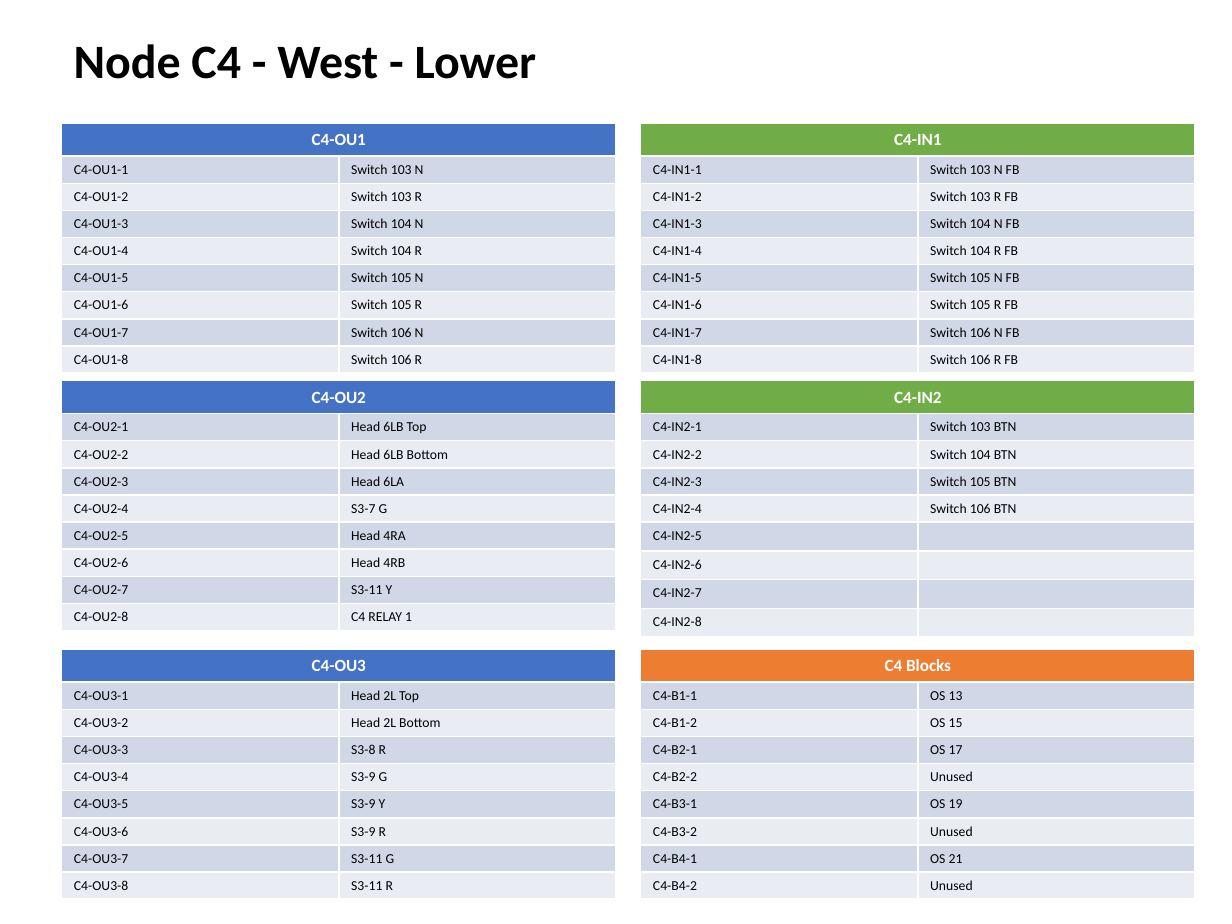
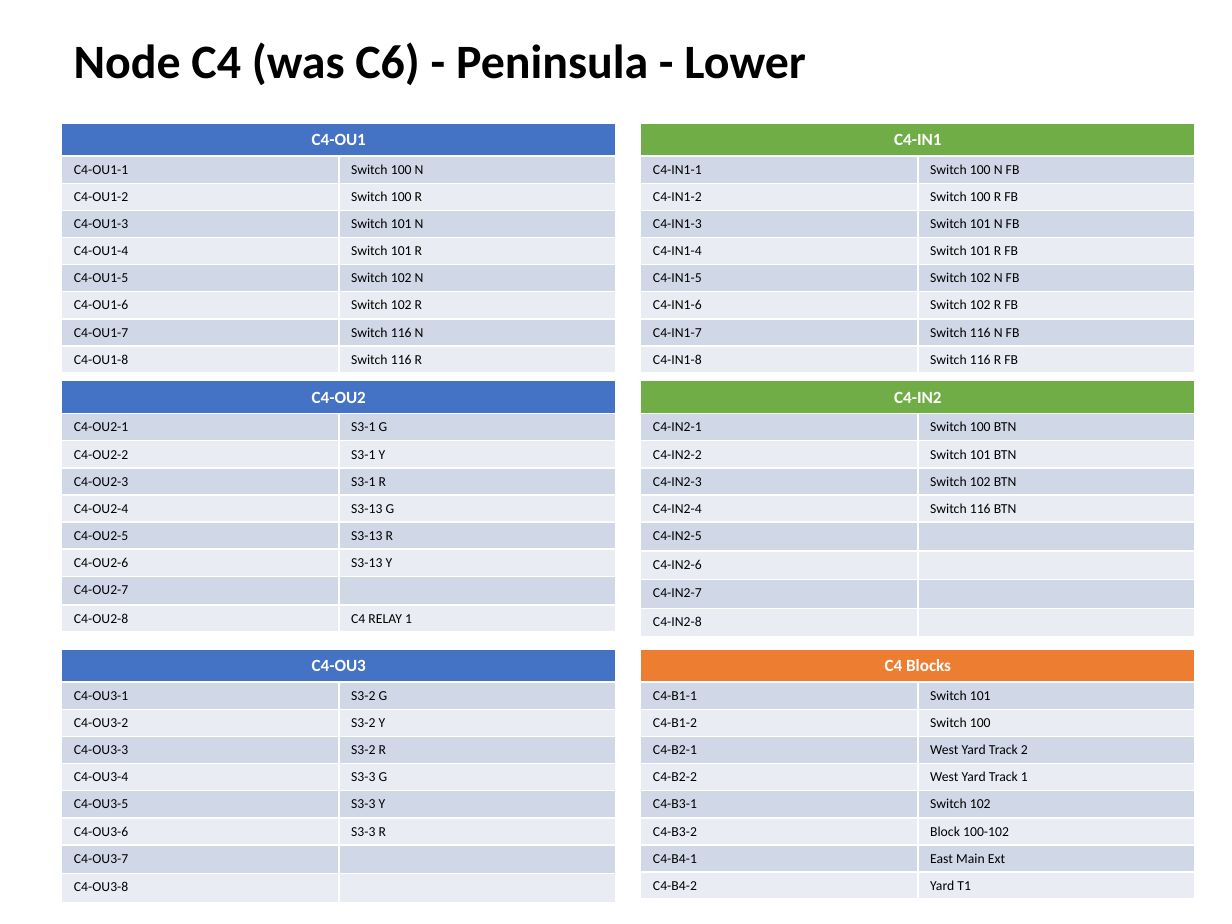
Before and after one commit to lnevo/hart, a slide deck: slide 6 of docs/wiring/Wiring_Schematic.pptx. Drawn at 1232x924 pixels with LibreOffice and Linux fonts; fonts in the diff are those of the drawing. Boxes give left, top, right and bottom in pixels: in the first picture for what was removed or moved away, otherwise in the second. Text is boxed around its words. In the diff, an @@ line names an element or a change of style, - is before the commit and + after.

```diff
--- a/docs/wiring/Wiring_Schematic.pptx
+++ b/docs/wiring/Wiring_Schematic.pptx
@@ text at [74, 42, 806, 85]: text changed @@
-Node C4 - West - Lower
+Node C4 (was C6) - Peninsula - Lower
@@ table at [62, 123, 616, 368] @@
-row 2, column 2: Switch 103 N
+row 2, column 2: Switch 100 N
-row 3, column 2: Switch 103 R
+row 3, column 2: Switch 100 R
-row 4, column 2: Switch 104 N
+row 4, column 2: Switch 101 N
-row 5, column 2: Switch 104 R
+row 5, column 2: Switch 101 R
-row 6, column 2: Switch 105 N
+row 6, column 2: Switch 102 N
-row 7, column 2: Switch 105 R
+row 7, column 2: Switch 102 R
-row 8, column 2: Switch 106 N
+row 8, column 2: Switch 116 N
-row 9, column 2: Switch 106 R
+row 9, column 2: Switch 116 R
@@ table at [641, 123, 1195, 368] @@
-row 2, column 2: Switch 103 N FB
+row 2, column 2: Switch 100 N FB
-row 3, column 2: Switch 103 R FB
+row 3, column 2: Switch 100 R FB
-row 4, column 2: Switch 104 N FB
+row 4, column 2: Switch 101 N FB
-row 5, column 2: Switch 104 R FB
+row 5, column 2: Switch 101 R FB
-row 6, column 2: Switch 105 N FB
+row 6, column 2: Switch 102 N FB
-row 7, column 2: Switch 105 R FB
+row 7, column 2: Switch 102 R FB
-row 8, column 2: Switch 106 N FB
+row 8, column 2: Switch 116 N FB
-row 9, column 2: Switch 106 R FB
+row 9, column 2: Switch 116 R FB
@@ table at [62, 381, 616, 627] @@
-row 2, column 2: Head 6LB Top
+row 2, column 2: S3-1 G
-row 3, column 2: Head 6LB Bottom
+row 3, column 2: S3-1 Y
-row 4, column 2: Head 6LA
+row 4, column 2: S3-1 R
-row 5, column 2: S3-7 G
+row 5, column 2: S3-13 G
-row 6, column 2: Head 4RA
+row 6, column 2: S3-13 R
-row 7, column 2: Head 4RB
+row 7, column 2: S3-13 Y
-row 8, column 2: S3-11 Y
+row 8, column 2: 
@@ table at [641, 381, 1195, 630] @@
-row 2, column 2: Switch 103 BTN
+row 2, column 2: Switch 100 BTN
-row 3, column 2: Switch 104 BTN
+row 3, column 2: Switch 101 BTN
-row 4, column 2: Switch 105 BTN
+row 4, column 2: Switch 102 BTN
-row 5, column 2: Switch 106 BTN
+row 5, column 2: Switch 116 BTN
@@ table at [62, 649, 616, 895] @@
-row 2, column 2: Head 2L Top
+row 2, column 2: S3-2 G
-row 3, column 2: Head 2L Bottom
+row 3, column 2: S3-2 Y
-row 4, column 2: S3-8 R
+row 4, column 2: S3-2 R
-row 5, column 2: S3-9 G
+row 5, column 2: S3-3 G
-row 6, column 2: S3-9 Y
+row 6, column 2: S3-3 Y
-row 7, column 2: S3-9 R
+row 7, column 2: S3-3 R
-row 8, column 2: S3-11 G
+row 8, column 2: 
-row 9, column 2: S3-11 R
+row 9, column 2: 
@@ table at [641, 649, 1195, 894] @@
-row 2, column 2: OS 13
+row 2, column 2: Switch 101
-row 3, column 2: OS 15
+row 3, column 2: Switch 100
-row 4, column 2: OS 17
+row 4, column 2: West Yard Track 2
-row 5, column 2: Unused
+row 5, column 2: West Yard Track 1
-row 6, column 2: OS 19
+row 6, column 2: Switch 102
-row 7, column 2: Unused
+row 7, column 2: Block 100-102
-row 8, column 2: OS 21
+row 8, column 2: East Main Ext
-row 9, column 2: Unused
+row 9, column 2: Yard T1
```
Also in this commit, not shown: 14 other slides changed, 16 other files.
